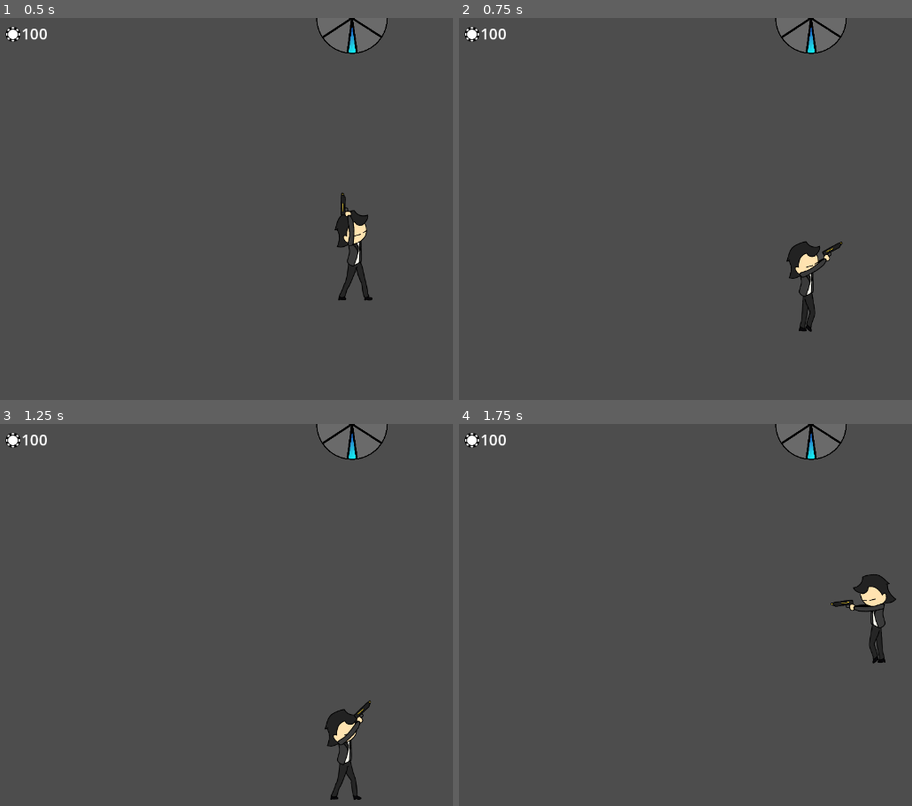
Above: before the commit, frames 1-4 (two rows, left to right).
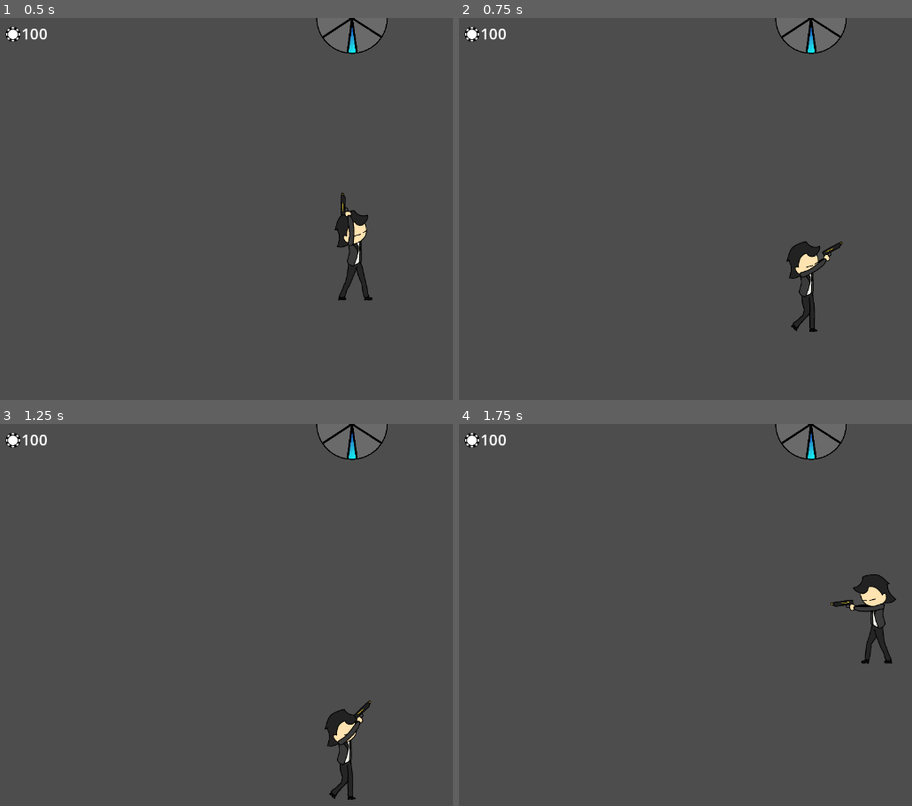
Above: after the commit, the same moments.

Repository: ClipperDev/spinning-game
Game: Godot game, scene res://levels/test_world.tscn
Two runs of this game, one before a commit and one after it. Both use one fixed random seed, a clock stepped at 60 frames per second and the inputs below.
Inputs (mouse positions are in pixels of both pictures, inside the frame that each line leads up to):
- Up to frame 1 (0.5 s): no input
- Up to frame 2 (0.75 s): move the mouse to (outside the picture) at 0.52 s; hold D (right) from 0.53 s (still down); tap Space (jump) at 0.6 s
- Up to frame 3 (1.25 s): keep holding D (right); tap Space (jump) at 0.77, 1.07 s
- Up to frame 4 (1.75 s): keep holding D (right); move the mouse to (667, 641) at 1.27 s; click (667, 641) at 1.35 s; tap Space (jump) at 1.52, 1.55 s

Frame 1 is identical in both runs. In frame 2, 0.2% of the frame differs, in the area x 73-80%, y 67-83%; in frame 3, 0.2%; in frame 4, 0.3%, in the area x 88-96%, y 46-63%.

Commit message:
before statemachine

Diff:
--- a/player/player.tscn
+++ b/player/player.tscn
@@ -10,6 +10,7 @@
 [ext_resource type="Texture2D" uid="uid://csn8m6xadp7cj" path="res://player/sprites/backhand.png" id="6_hg6s5"]
 [ext_resource type="Texture2D" uid="uid://21f1xjoanekx" path="res://player/sprites/head.png" id="7_rgyib"]
 [ext_resource type="Texture2D" uid="uid://deoiro8ynbip6" path="res://player/sprites/walk.png" id="8_8t03j"]
+[ext_resource type="Texture2D" uid="uid://2cmn2ifjm5hc" path="res://player/sprites/jump.png" id="8_ebec5"]
 [ext_resource type="Script" uid="uid://chts54o0pwjjd" path="res://player/camera.gd" id="10_2ieo8"]
 
 [sub_resource type="AtlasTexture" id="AtlasTexture_ebec5"]
@@ -56,6 +57,14 @@
 }],
 "loop": 1,
 "name": &"idle",
+"speed": 0.0
+}, {
+"frames": [{
+"duration": 1.0,
+"texture": ExtResource("8_ebec5")
+}],
+"loop": 1,
+"name": &"jump",
 "speed": 0.0
 }, {
 "frames": [{
@@ -128,9 +137,8 @@
 position = Vector2(16, 0)
 scale = Vector2(0.5, 0.5)
 sprite_frames = SubResource("SpriteFrames_yffdw")
-animation = &"walk"
+animation = &"idle"
 autoplay = "walk"
-frame_progress = 0.22811465
 
 [node name="head_pivot" type="Node2D" parent="body_pivot" unique_id=441031810]
 position = Vector2(9, -18)
--- a/scripts/player.gd
+++ b/scripts/player.gd
@@ -38,6 +38,7 @@
 	# onle the basic movement is in play rn, maybe change this later
 	if not is_on_floor():
 		velocity += get_gravity() * 0.9 * delta
+		body_anim.play("jump", 0, 1)
 	if Input.is_action_just_pressed("jump") and is_on_floor():
 		velocity.y = -jump_vel
 
Binary file added: player/sprites/jump.png
Not shown, added: player/sprites/jump.png.import
